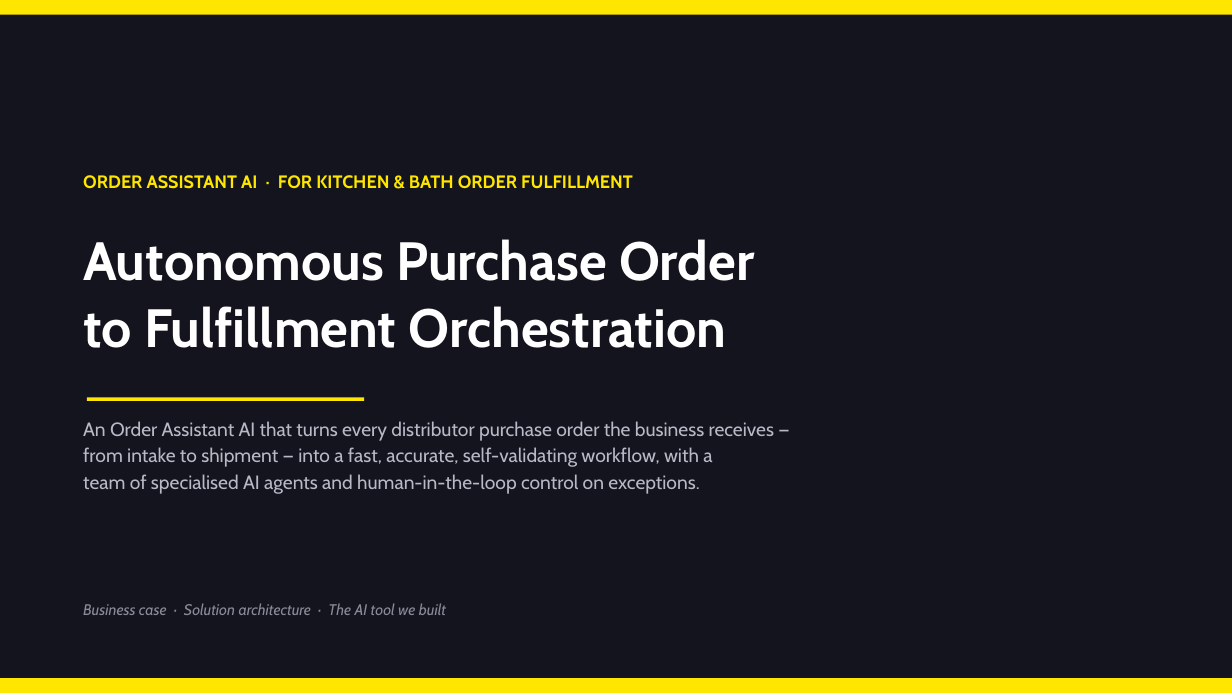
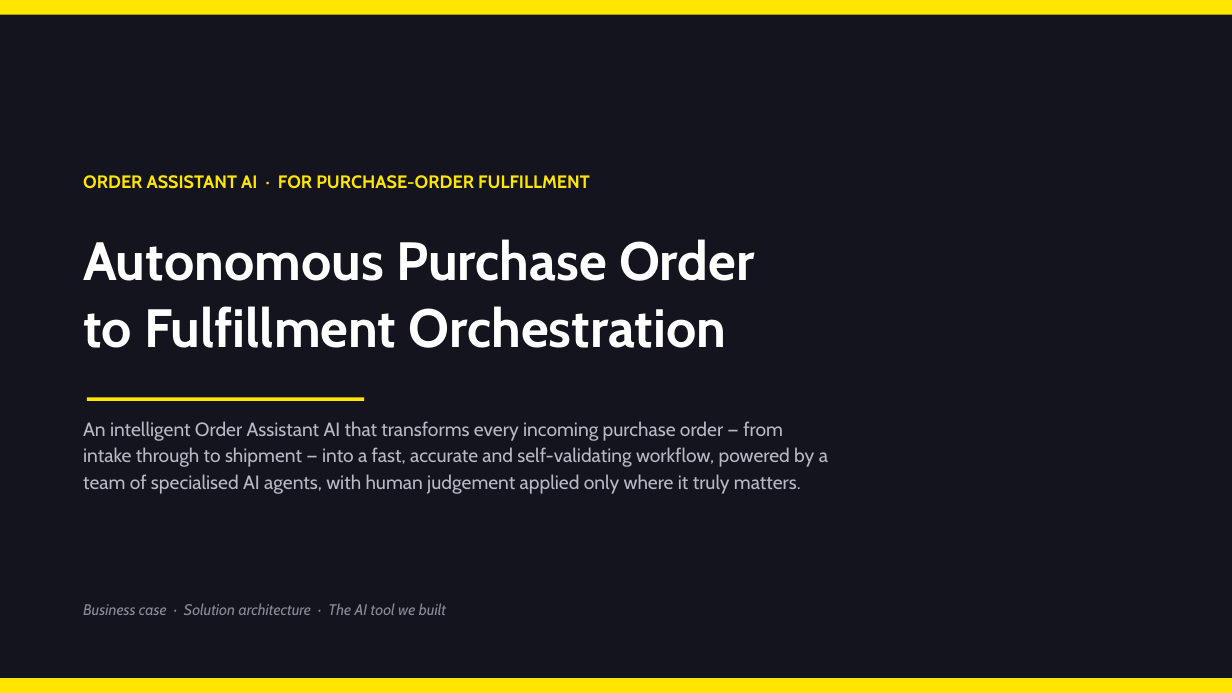
Before and after one commit to sanjayk-ey/pofullfilmentpoc, a slide deck: slide 1 of demo/PO-Fulfillment-Orchestration-Architecture.pptx. Drawn at 1232x693 pixels with LibreOffice and Linux fonts; fonts in the diff are those of the drawing. Boxes give left, top, right and bottom in pixels: in the first picture for what was removed or moved away, otherwise in the second. Text is boxed around its words. In the diff, an @@ line names an element or a change of style, - is before the commit and + after.

```diff
--- a/demo/PO-Fulfillment-Orchestration-Architecture.pptx
+++ b/demo/PO-Fulfillment-Orchestration-Architecture.pptx
@@ text at (x1=83, y1=175, x2=590, y2=189): text changed @@
-ORDER ASSISTANT AI · FOR KITCHEN & BATH ORDER FULFILLMENT
+ORDER ASSISTANT AI · FOR PURCHASE-ORDER FULFILLMENT
@@ text at (x1=83, y1=421, x2=828, y2=494): text changed @@
-An Order Assistant AI that turns every distributor purchase order the business receives —
-from intake to shipment — into a fast, accurate, self-validating workflow, with a
-team of specialised AI agents and human-in-the-loop control on exceptions.
+An intelligent Order Assistant AI that transforms every incoming purchase order — from
+intake through to shipment — into a fast, accurate and self-validating workflow, powered by a
+team of specialised AI agents, with human judgement applied only where it truly matters.
```
Also in this commit, not shown: 3 other slides changed, 1 other file.
